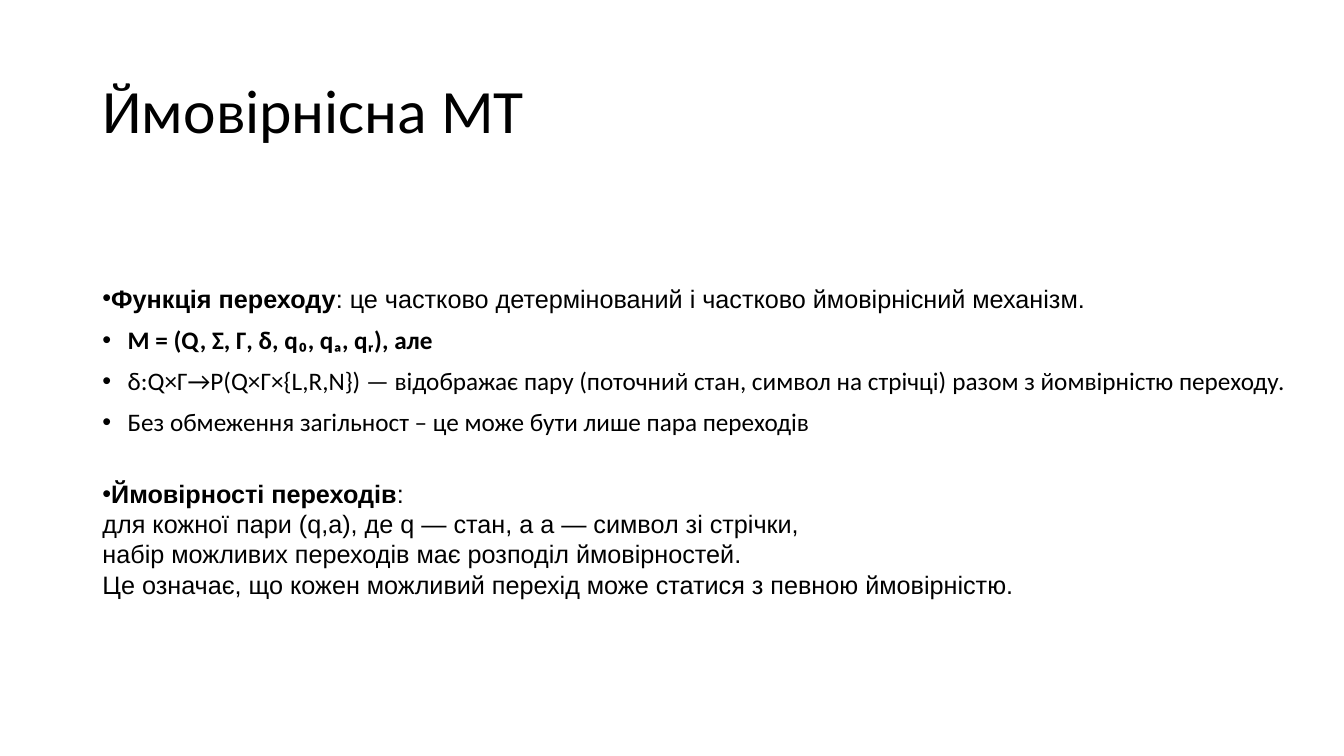
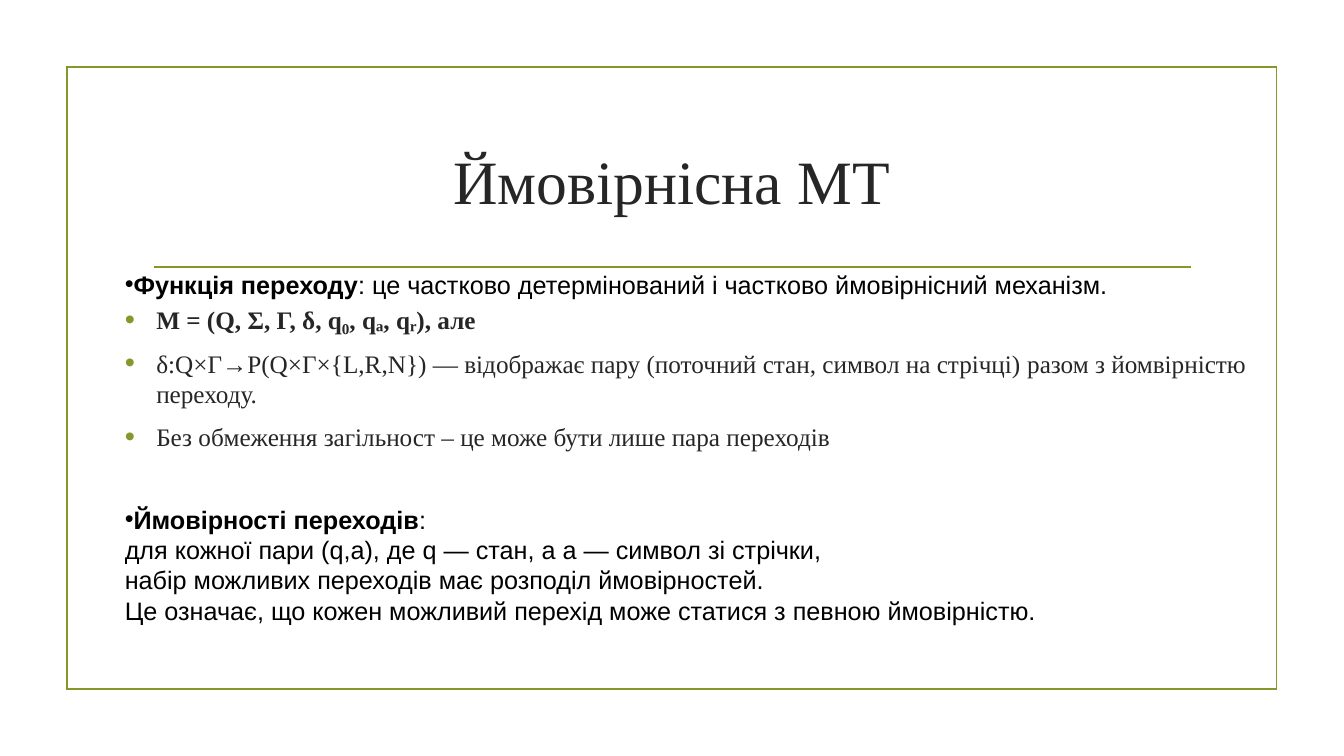
Before and after one commit to mecchmatProjects/Facultative, a slide deck: slide 29 of Lect0.pptx. Drawn at 1344x756 pixels with LibreOffice and Linux fonts; fonts in the diff are those of the drawing; background and template pictures are left out. Boxes give left, top, right and bottom in pixels: in the first picture for what was removed or moved away, otherwise in the second. Text is boxed around its words. In the diff, an @@ line names an element or a change of style, - is before the commit and + after.

Commit message:
lecture 0: style update

```diff
--- a/Lect0.pptx
+++ b/Lect0.pptx
@@ rectangle added at box(67, 68, 1276, 690), outline #83992A 1.25 pt @@
@@ title "Ймовірнісна МТ": place and size @@
-title "Ймовірнісна МТ" at box(102, 83, 524, 143)
+title "Ймовірнісна МТ" at box(453, 156, 889, 216)
@@ title "Ймовірнісна МТ" at box(453, 156, 889, 216): font Calibri to Times New Roman, text colour #000000 to #262626; alignment left to centre; line spacing 0.9 to 1 @@
@@ line added from (154, 267) to (1191, 267), #83992A 1.25 pt @@
@@ text "Функція переходу: це частково детермінований ...": place and size @@
-text "Функція переходу: це частково детермінований ..." at box(102, 289, 1284, 599)
+text "Функція переходу: це частково детермінований ..." at box(125, 275, 1245, 625)
@@ text at box(156, 311, 1245, 452): font Calibri to Times New Roman, text colour #000000 to #262626 in "M = (Q, Σ, Γ, δ, q₀, ...", "δ:Q×Γ→P(Q×Γ×{L,R,N}) — відображає пару (поточний стан, симво ...", "Без обмеження загільност – це може бути ..."; indent changed; line spacing 0.9 to 1 @@
```
Also in this commit, not shown: 29 other slides changed.
